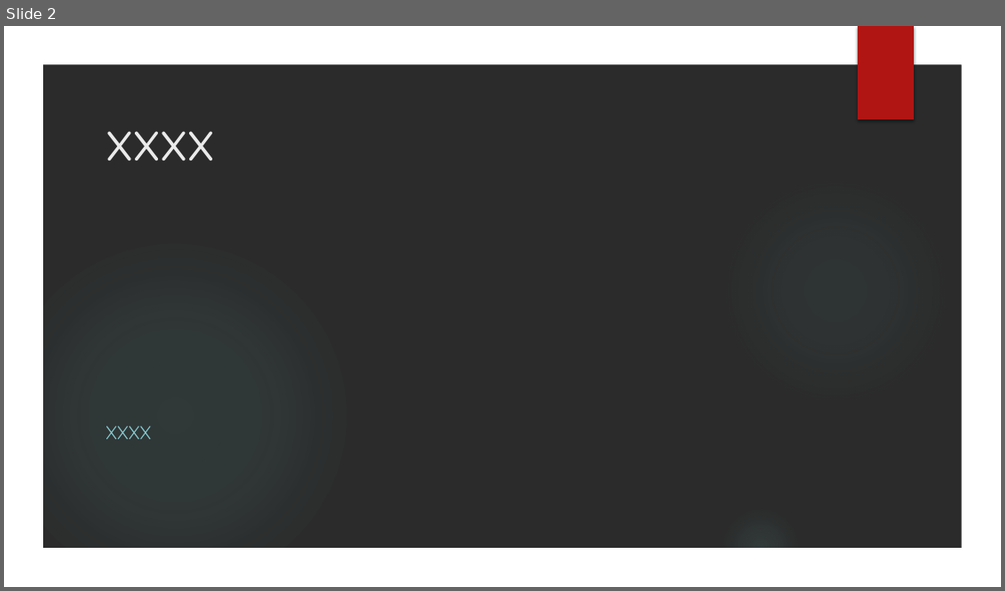
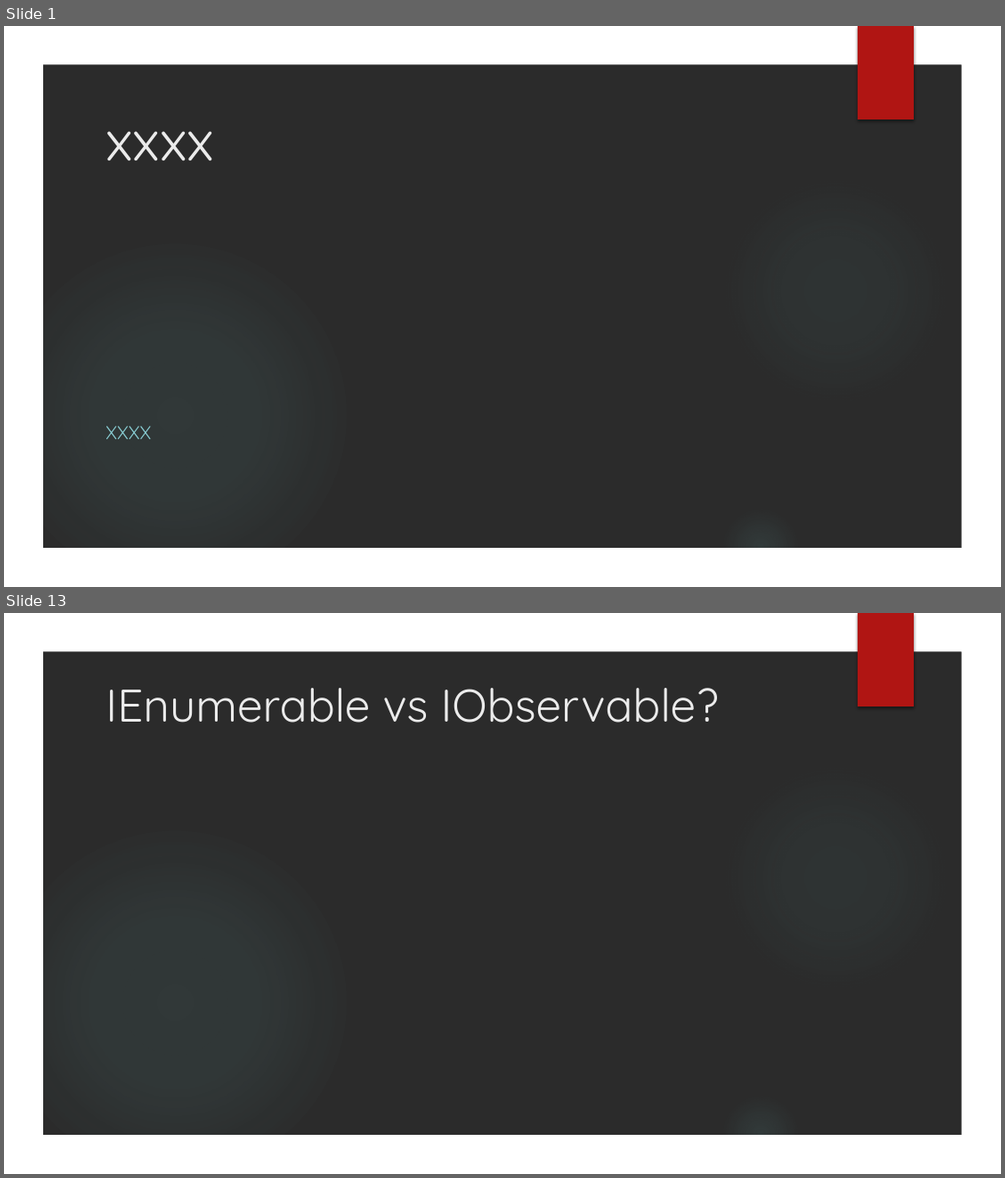
Before and after one commit to VladimirMakarevich/presentations, a slide deck: reactiveX/reactiveX.pptx. Shown one above the other, each under a label of ours: slide 2 before the commit, slides 1 and 13 after it; the slides between them are not shown. The pictures are 1005x591 and 1005x1178 pixels, drawn with LibreOffice and Linux fonts; fonts in the diff are those of the drawing; background and template pictures are left out; a plain dark background stands for a picture behind light text. Boxes give left, top, right and bottom in pixels: in the first picture for what was removed or moved away, otherwise in the second. Text is boxed around its words. In the diff, an @@ line names an element or a change of style, - is before the commit and + after.

```diff
--- a/reactiveX/reactiveX.pptx
+++ b/reactiveX/reactiveX.pptx
@@ slide 13 added at [4,613,1001,1174], background picture (left out); not listed: 5 template elements that a slide beside it also shows @@
@@ title added at [105,688,719,722], 44 pt, text #EBEBEB @@
+IEnumerable vs IObservable?
@@ what was slide 2 is now slide 1 @@
```
Also in this commit, not shown: 21 other slides added, 23 slides removed, 2 other files.
